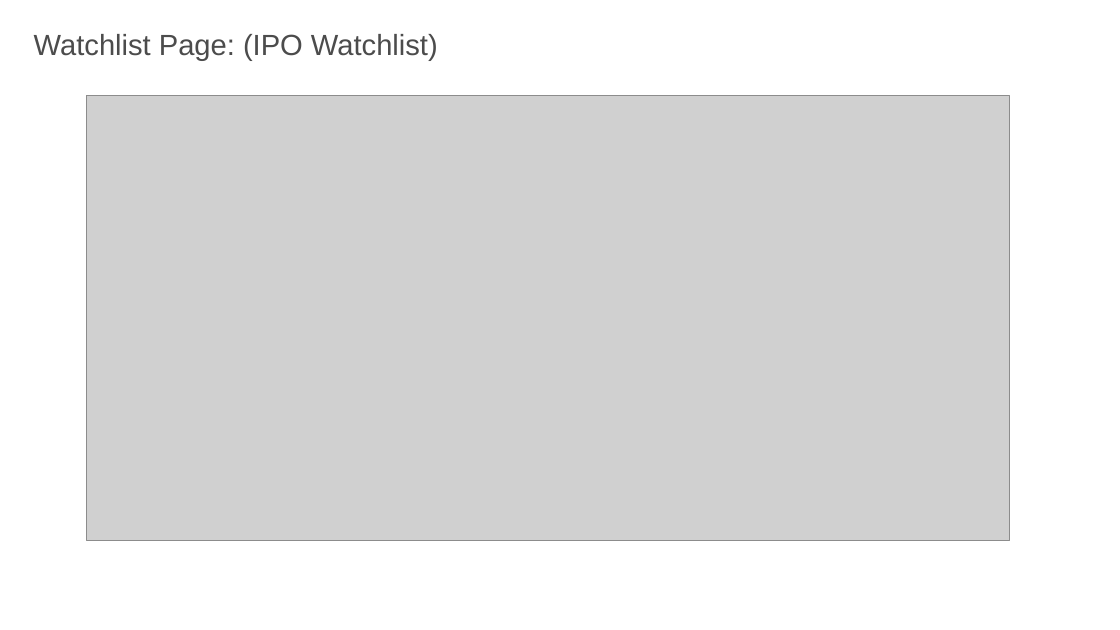
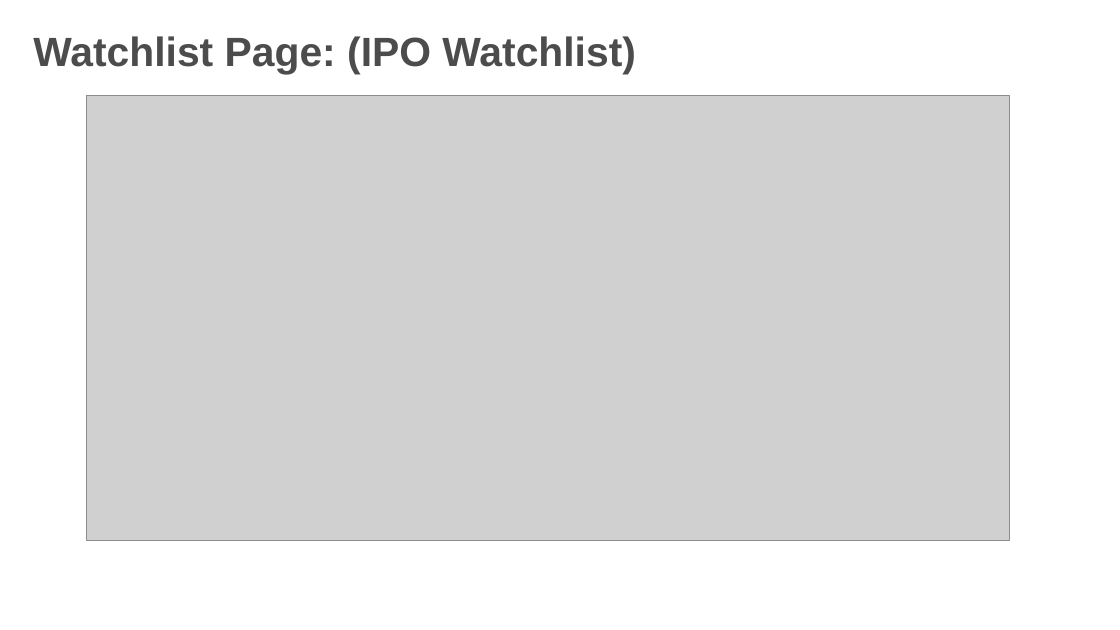
Before and after one commit to Theanantsoni/investsphere, a slide deck: slide 32 of InvestSphere-PPT.pptx (slide 33 before the commit). Drawn at 1120x630 pixels with LibreOffice and Linux fonts; fonts in the diff are those of the drawing; grey boxes stand for pictures; background and template pictures are left out. Boxes give left, top, right and bottom in pixels: in the first picture for what was removed or moved away, otherwise in the second. Text is boxed around its words. In the diff, an @@ line names an element or a change of style, - is before the commit and + after.

```diff
--- a/InvestSphere-PPT.pptx
+++ b/InvestSphere-PPT.pptx
@@ text "Watchlist Page: (IPO Watchlist)" at box(33, 36, 636, 74): size 25 to 35 pt, bold on @@
```
Also in this commit, not shown: 30 other slides changed, 3 slides added, 3 slides removed, 2 other files.
